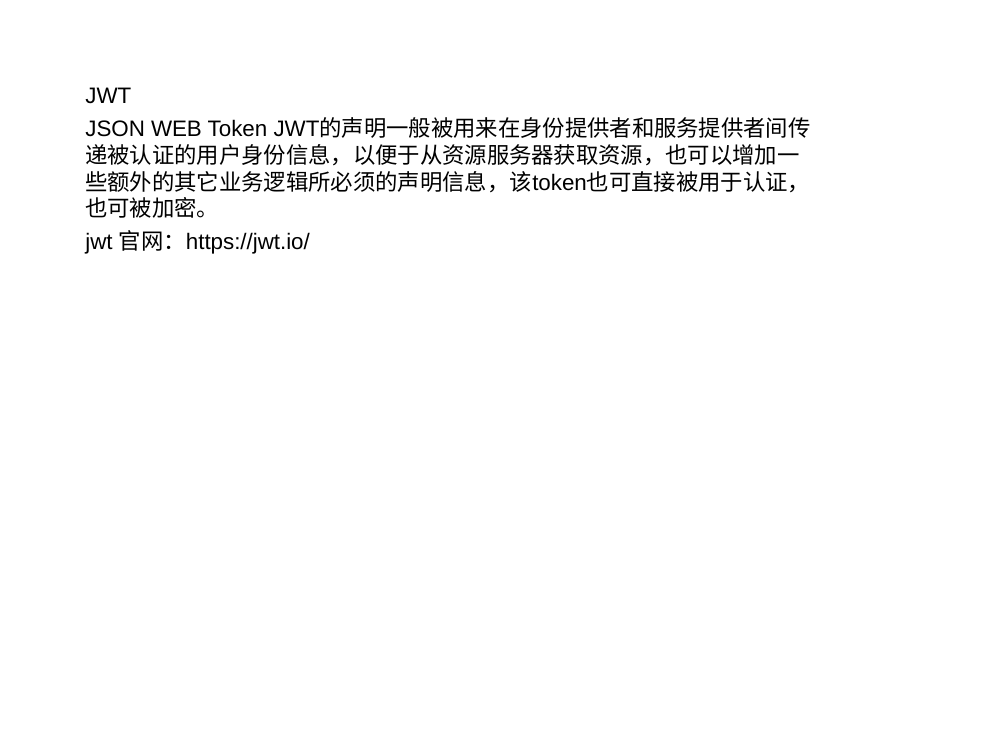
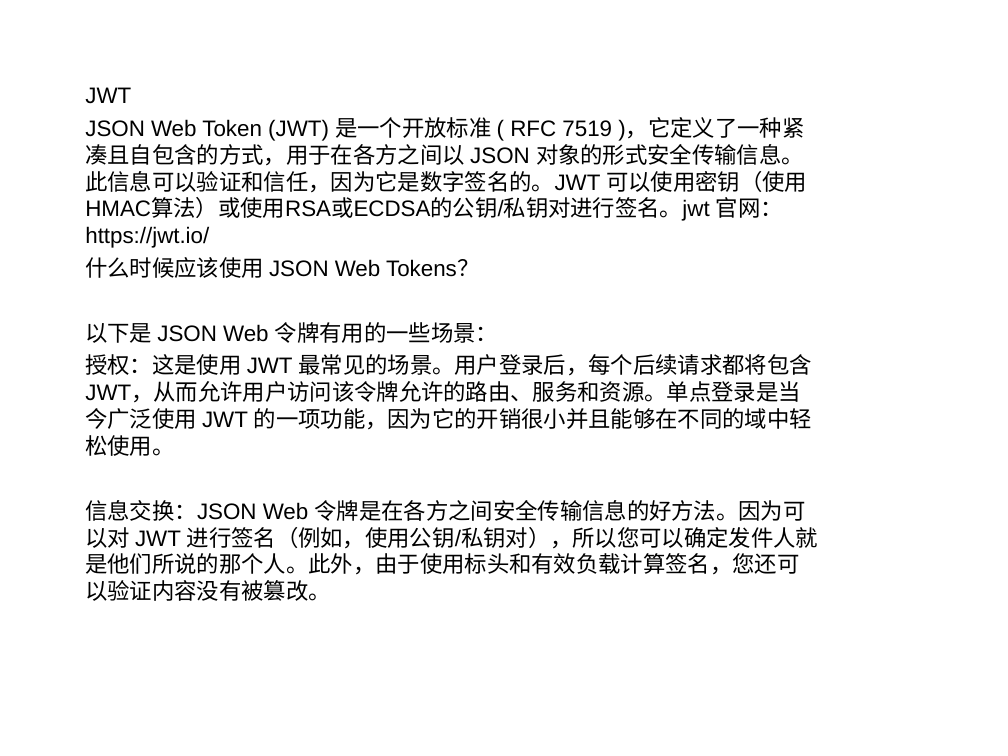
Before and after one commit to liyongjava36/oauth, a slide deck: slide 8 of 123.ppt. Drawn at 1008x756 pixels with LibreOffice and Linux fonts; fonts in the diff are those of the drawing. Boxes give left, top, right and bottom in pixels: in the first picture for what was removed or moved away, otherwise in the second. Text is boxed around its words. In the diff, an @@ line names an element or a change of style, - is before the commit and + after.

```diff
--- a/123.ppt
+++ b/123.ppt
@@ subtitle at (85, 117, 818, 601): text changed @@
-JSON WEB Token JWT的声明一般被用来在身份提供者和服务提供者间传递被认证的用户身份信息，以便于从资源服务器获取资源，也可以增加一些额外的其它业务逻辑所必须的声明信息，该token也可直接被用于认证，也可被加密。
-jwt 官网：https://jwt.io/
+JSON Web Token (JWT) 是一个开放标准 ( RFC 7519 )，它定义了一种紧凑且自包含的方式，用于在各方之间以 JSON 对象的形式安全传输信息。此信息可以验证和信任，因为它是数字签名的。JWT 可以使用密钥（使用HMAC算法）或使用RSA或ECDSA的公钥/私钥对进行签名。jwt 官网：https://jwt.io/
+什么时候应该使用 JSON Web Tokens？
+以下是 JSON Web 令牌有用的一些场景：
+授权：这是使用 JWT 最常见的场景。用户登录后，每个后续请求都将包含 JWT，从而允许用户访问该令牌允许的路由、服务和资源。单点登录是当今广泛使用 JWT 的一项功能，因为它的开销很小并且能够在不同的域中轻松使用。
+信息交换：JSON Web 令牌是在各方之间安全传输信息的好方法。因为可以对 JWT 进行签名（例如，使用公钥/私钥对），所以您可以确定发件人就是他们所说的那个人。此外，由于使用标头和有效负载计算签名，您还可以验证内容没有被篡改。
```
Also in this commit, not shown: 1 other slide changed, 1 slide added, 1 slide removed.
